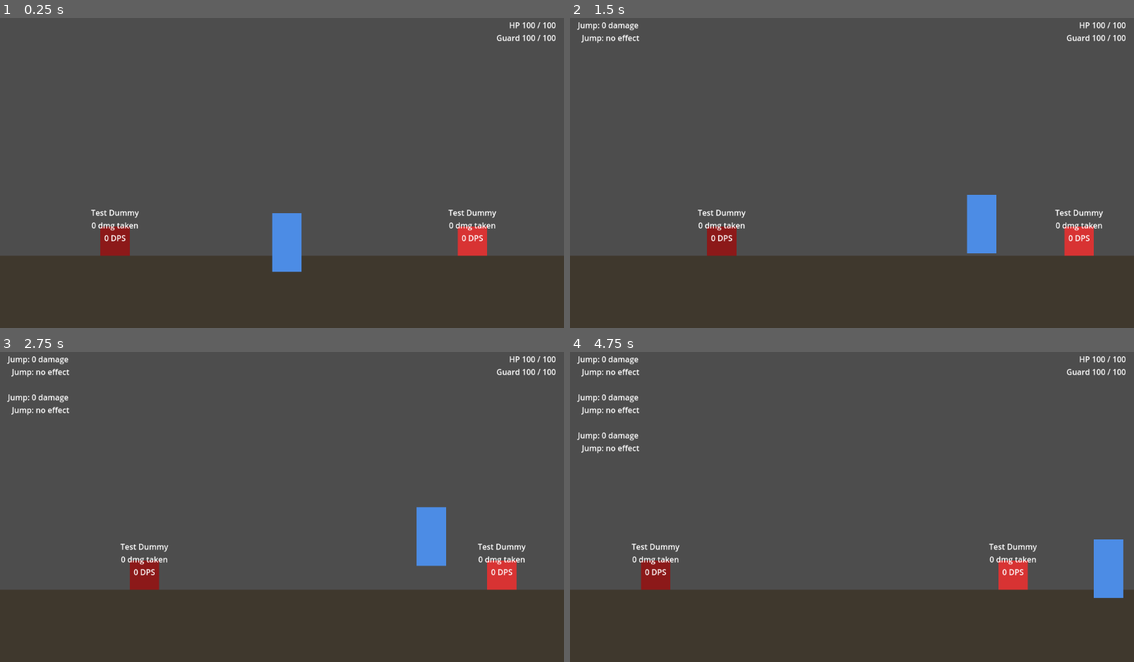
Above: before the commit, frames 1-4 (two rows, left to right).
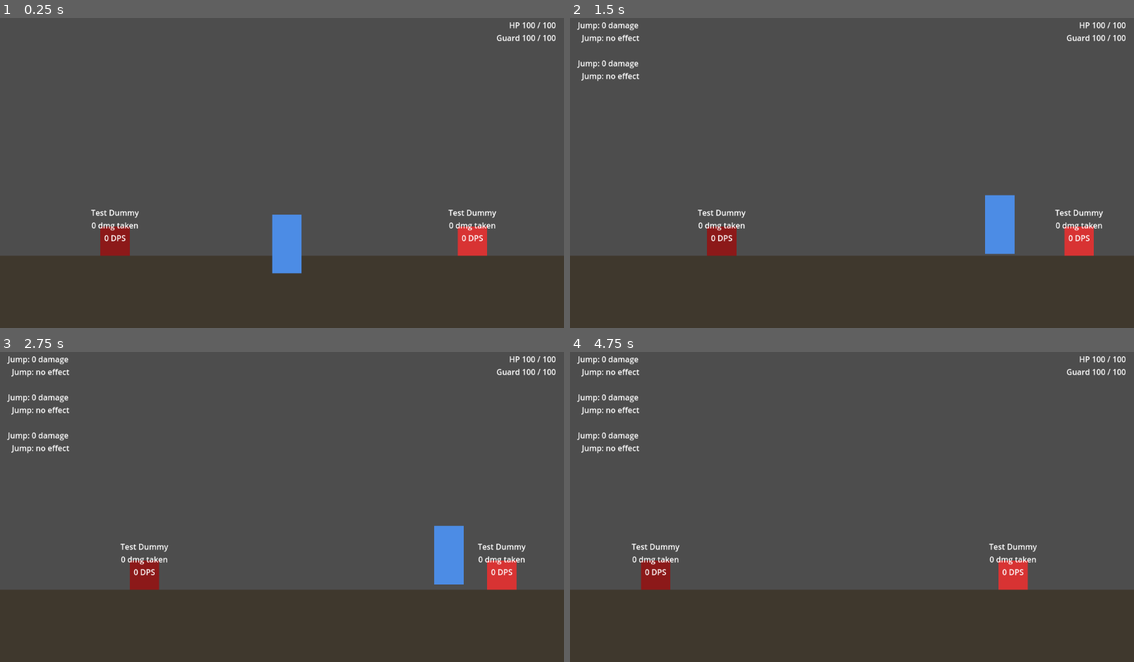
Above: after the commit, the same moments.

Repository: Thord1n/SynapseGame
Game: Godot game, scene res://scenes/main/main.tscn
Same seed, same stepped clock (60 frames per second), same inputs: the game is played once before the commit and once after it.
Inputs (mouse positions are in pixels of both pictures, inside the frame that each line leads up to):
- Up to frame 1 (0.25 s): no input
- Up to frame 2 (1.5 s): tap Enter at 0.5 s; move the mouse to (976, 154) at 0.52 s; hold Shift (Dash) 0.53-1.28 s; hold D (Right) from 0.53 s (still down); click (976, 154) at 0.67 s; tap Space (Jump) at 0.77, 0.8, 1.07, 1.35 s; move the mouse to (739, 185) at 1.27 s
- Up to frame 3 (2.75 s): tap Space (Jump) at 1.52, 1.82, 2.3 s; tap Shift (Dash) at 1.55 s; move the mouse to (338, 435) at 2.02 s; release D (Right) at 2.03 s; hold A (Left) from 2.03 s (still down); hold Q (Block) from 2.03 s (still down)
- Up to frame 4 (4.75 s): move the mouse to (823, 565) at 2.77 s; release A (Left) at 2.78 s; release Q (Block) at 2.78 s; hold D (Right) 2.78-4.28 s; tap Shift (Dash) at 2.85, 4.55 s; click (823, 565) at 2.92 s; tap Space (Jump) at 3.02, 3.32, 3.77, 3.8, 4.07, 4.52 s; move the mouse to (1021, 550) at 3.52 s; press the mouse at (1021, 550) at 3.53 s; move the mouse to (682, 457) at 4.27 s; release the mouse at (682, 457) at 4.28 s; hold A (Left) from 4.28 s (still down); right-click (682, 457) at 4.35 s

The runs differ from the first frame. In frame 1, less than 0.1% of the frame differs, in the area x 48-54%, y 62-83%; in frame 2, 1.5%; in frame 3, 1.7%, in the area x 1-83%, y 25-75%; in frame 4, 1.0%.

Commit message:
Movement feel: coyote/buffer/variable jump, run curves, air dash, camera lead
Built from the Designer's Phase 1 movement-feel spec (Nine Sols is
mostly about movement). Every number is an export:
- Run 260 px/s, full speed in 0.06 s, stop in 0.05 s, 85% air control.
- Jump ~110 px (velocity -460), release cuts rise to 50%, gravity
  980 up / 1550 down, apex float, 700 px/s terminal, 0.10 s coyote
  time, 0.12 s jump buffer.
- Dash: flat, toward the held direction (else facing), one air dash per
  airtime, 0.1 s input buffer, stops cleanly at the end.
- Attacks don't stop the player (60% speed mid-swing), and a press near
  the end of a swing chains into the next one (0.1 s buffer).
- FollowCamera leads 40 px in the facing direction, trails vertically.
All still gated on the Jump/Dash/attack perks being placed.

Co-Authored-By: Claude Opus 5.5 (1M context) <noreply@anthropic.com>
Claude-Session: https://claude.ai/code/session_017xZyWZz86SG64GVaBwrJvM

Diff:
--- a/scenes/main/main.tscn
+++ b/scenes/main/main.tscn
@@ -6,6 +6,7 @@
 [ext_resource type="Script" path="res://scripts/combat/enemy.gd" id="4"]
 [ext_resource type="Script" path="res://scripts/combat/enemy_attacker.gd" id="5"]
 [ext_resource type="Script" path="res://scripts/combat/trigger_router.gd" id="6"]
+[ext_resource type="Script" path="res://scripts/camera/follow_camera.gd" id="7"]
 
 [sub_resource type="RectangleShape2D" id="RectangleShape2D_ground"]
 size = Vector2(1152, 148)
@@ -120,8 +121,13 @@
 position = Vector2(70, 0)
 shape = SubResource("RectangleShape2D_reach")
 
-[node name="Camera2D" type="Camera2D" parent="."]
+[node name="Camera2D" type="Camera2D" parent="." node_paths=PackedStringArray("target")]
 position = Vector2(576, 324)
+limit_left = 0
+limit_right = 1152
+limit_bottom = 648
+script = ExtResource("7")
+target = NodePath("../World/Player")
 
 [node name="MenuLayer" type="CanvasLayer" parent="."]
 layer = 2
--- /dev/null
+++ b/scenes/tests/movement_feel_test.gd
@@ -0,0 +1,140 @@
+extends Node
+## Scripted regression check for the Phase 1 movement feel (design/movement-feel-spec.md):
+## run acceleration/deceleration, coyote time, jump buffer, variable jump height, faster
+## falls, flat dash in the held direction with one air dash per airtime, slowed movement and a
+## chained buffered attack while swinging, and the camera leading the player. Run headless:
+## Godot --headless --path <project> res://scenes/tests/movement_feel_test.tscn --quit-after 3000
+
+@onready var player: PlayerController = $Main/World/Player
+@onready var camera: FollowCamera = $Main/Camera2D
+
+var _pass_count := 0
+var _fail_count := 0
+
+func _ready() -> void:
+	$Main.hitstop_seconds = 0.0
+	for e in [$Main/World/Enemy, $Main/World/RedEnemy]: e.patrol_distance = 0.0
+	await _frames(40)
+
+	# --- Run: snappy acceleration, quick stop.
+	Input.action_press(&"Right")
+	await _frames(2)
+	_check(player.velocity.x > 0.0 and player.velocity.x < player.run_speed, "accelerates toward run speed (%.0f)" % player.velocity.x)
+	await _frames(4)
+	_check(is_equal_approx(player.velocity.x, player.run_speed), "reaches run speed within ~0.06 s")
+	_check(camera.global_position.x < player.global_position.x + camera.lead + 1.0, "camera follows (limited to the level)")
+	Input.action_release(&"Right")
+	await _frames(4)
+	_check(player.velocity.x == 0.0, "stops within ~0.05 s of releasing")
+
+	# --- Full jump vs tapped hop; falls are faster than rises.
+	var floor_y := player.global_position.y
+	var full := await _jump_peak(false)
+	var hop := await _jump_peak(true)
+	_check(full > 95.0 and full < 125.0, "full jump is ~110 px (%.0f)" % full)
+	_check(hop < full * 0.75, "releasing early gives a short hop (%.0f vs %.0f)" % [hop, full])
+	_check(player.gravity_falling > player.gravity_rising, "falls faster than it rises")
+
+	# --- Coyote time: just off a ledge, a jump still works; later it doesn't. (Teleporting up
+	# stands in for walking off a ledge; the first frame after still counts as grounded.)
+	var jumps := [0]
+	player.jump_started.connect(func(): jumps[0] += 1)
+	await _drop_from(150.0)
+	await _frames(3)
+	player.jump()
+	_check(jumps[0] == 1, "coyote time: jump ~0.05 s after leaving the floor works")
+	await _land()
+	await _drop_from(150.0)
+	await _frames(12)
+	player.jump()
+	_check(jumps[0] == 1, "...but not ~0.2 s after")
+
+	# --- Jump buffer: a press just before landing jumps on landing.
+	await _land()
+	await _drop_from(80.0)
+	while player.global_position.y < floor_y - 15.0:
+		await get_tree().physics_frame
+	player.jump()
+	_check(jumps[0] == 1, "buffered press in the air doesn't jump yet")
+	await _frames(8)
+	_check(jumps[0] == 2, "...and jumps on landing")
+	await _land()
+
+	# --- Dash: held direction, flat, one air dash per airtime.
+	Input.action_press(&"Left")
+	await _frames(1)
+	player.facing_direction = 1
+	var x0 := player.global_position.x
+	_check(player.dash(), "dash starts")
+	Input.action_release(&"Left")
+	await _frames(16)
+	_check(player.global_position.x < x0 - 100.0, "dashes toward the held direction (%.0f px)" % (player.global_position.x - x0))
+	await _frames(30)
+	player.jump()
+	await _frames(5)
+	_check(player.dash(), "one air dash")
+	var y_mid := player.global_position.y
+	await _frames(6)
+	_check(is_equal_approx(player.global_position.y, y_mid), "the dash is flat (no gravity)")
+	await _frames(20)
+	_check(not player.is_on_floor() and not player.dash(), "no second air dash before landing")
+	await _land()
+	await _frames(25)
+	_check(player.dash(), "landing resets the air dash")
+	await _frames(40)
+
+	# --- Attacking while moving: slowed, not stopped; a mid-swing press chains.
+	Input.action_press(&"Right")
+	await _frames(8)
+	player.normal_attack()
+	await _frames(2)
+	_check(is_equal_approx(player.velocity.x, player.run_speed * player.swing_move_scale), "moving at 60%% speed mid-swing (%.0f)" % player.velocity.x)
+	await _frames(5)
+	player.normal_attack() # near the end of the first swing
+	await _frames(int(player.swing_duration * 60) - 3)
+	_check(player.is_swinging(), "a press near the end of a swing chains into a second swing")
+	Input.action_release(&"Right")
+	await _frames(20)
+
+	print("Result: %d passed, %d failed" % [_pass_count, _fail_count])
+	get_tree().quit()
+
+## Jumps from the floor and returns the peak height; `tap` releases after 3 frames.
+func _jump_peak(tap: bool) -> float:
+	await _land()
+	var start := player.global_position.y
+	var peak := start
+	player.jump()
+	for i in 90:
+		await get_tree().physics_frame
+		if tap and i == 3:
+			player.release_jump()
+		peak = minf(peak, player.global_position.y)
+		if i > 5 and player.is_on_floor():
+			break
+	return start - peak
+
+## Puts the player `height` px above the floor, falling from rest.
+func _drop_from(height: float) -> void:
+	player.global_position.y -= height
+	player.velocity = Vector2.ZERO
+	await get_tree().physics_frame
+
+func _land() -> void:
+	for i in 120:
+		if player.is_on_floor() and player.velocity.y >= 0.0:
+			break
+		await get_tree().physics_frame
+	await _frames(2)
+
+func _frames(n: int) -> void:
+	for i in n:
+		await get_tree().physics_frame
+
+func _check(condition: bool, label: String) -> void:
+	if condition:
+		_pass_count += 1
+		print("[PASS] %s" % label)
+	else:
+		_fail_count += 1
+		print("[FAIL] %s" % label)
--- /dev/null
+++ b/scenes/tests/movement_feel_test.tscn
@@ -0,0 +1,9 @@
+[gd_scene load_steps=3 format=3]
+
+[ext_resource type="Script" path="res://scenes/tests/movement_feel_test.gd" id="1"]
+[ext_resource type="PackedScene" path="res://scenes/main/main.tscn" id="2"]
+
+[node name="MovementFeelTest" type="Node"]
+script = ExtResource("1")
+
+[node name="Main" parent="." instance=ExtResource("2")]
--- /dev/null
+++ b/scripts/camera/follow_camera.gd
@@ -0,0 +1,23 @@
+class_name FollowCamera
+extends Camera2D
+## Follows the player, leading slightly in the facing direction and trailing vertically, so
+## the view stays ahead of fast movement (Designer's movement-feel-spec.md, section 5). Use
+## Camera2D's own limit_* properties to keep it inside the level.
+
+@export var target: PlayerController
+## Pixels ahead of the player in their facing direction.
+@export var lead: float = 40.0
+## How quickly the camera catches up (higher = snappier), horizontally and vertically.
+@export var horizontal_follow: float = 10.0
+@export var vertical_follow: float = 5.0
+
+func _ready() -> void:
+	if target:
+		global_position = target.global_position
+
+func _physics_process(delta: float) -> void:
+	if target == null:
+		return
+	var goal := target.global_position + Vector2(lead * target.facing_direction, 0.0)
+	global_position.x = lerpf(global_position.x, goal.x, minf(1.0, horizontal_follow * delta))
+	global_position.y = lerpf(global_position.y, goal.y, minf(1.0, vertical_follow * delta))
--- a/scripts/player/player_controller.gd
+++ b/scripts/player/player_controller.gd
@@ -26,9 +26,6 @@
 ## The `attack_landed`/`parried`/`blocked`/`dodged_through`/`hurt`/`dodge_started`/`jump_started`
 ## signals are the grid's trigger events (on_hit, on_parry, ...); TriggerRouter listens to them.
 
-const MOVE_SPEED := 200.0
-const JUMP_VELOCITY := -400.0
-const GRAVITY := 980.0
 ## Flat placeholder amount the melee hitbox deals directly (see _on_hitbox_area_entered) — not
 ## routed through the perk system yet. TODO: the "real" version of this reuses AbilityController
 ## against the Normal_attack perk chain the same way game_gui.gd's own trigger does, once this
@@ -56,6 +53,39 @@
 ## point right after this fires (see _die).
 signal died
 
+## Movement feel (Designer's design/movement-feel-spec.md, Phase 1: Nine Sols is mostly about
+## movement). All first guesses, tuned by feel. Jump and Dash features need their perks.
+@export_group("Run")
+@export var run_speed: float = 260.0
+## Seconds from standing to full speed, and from full speed to stopped with no input.
+@export var accel_time: float = 0.06
+@export var decel_time: float = 0.05
+## Fraction of ground acceleration available in the air.
+@export_range(0.0, 1.0) var air_control: float = 0.85
+
+@export_group("Jump")
+@export var jump_velocity: float = -460.0
+@export var gravity_rising: float = 980.0
+@export var gravity_falling: float = 1550.0
+## Releasing Jump while rising multiplies upward speed by this (tap = short hop).
+@export_range(0.0, 1.0) var jump_cut: float = 0.5
+## Near the apex (|vertical speed| under apex_speed) gravity is scaled by apex_gravity_scale.
+@export var apex_speed: float = 60.0
+@export var apex_gravity_scale: float = 0.5
+@export var terminal_fall_speed: float = 700.0
+## Can still jump this long after walking off a ledge.
+@export var coyote_time: float = 0.10
+## A Jump press this long before landing still jumps.
+@export var jump_buffer: float = 0.12
+
+@export_group("Attack")
+## How long the melee hitbox stays on per swing.
+@export var swing_duration: float = 0.15
+## Horizontal speed multiplier while swinging (attacks don't stop the player).
+@export_range(0.0, 1.0) var swing_move_scale: float = 0.6
+## An attack pressed this long before the current swing ends chains into the next one.
+@export var attack_buffer: float = 0.1
+
 @export_group("Health")
 @export var max_health: float = 100.0
 
@@ -81,6 +111,10 @@
 @export var iframe_start: float = 0.05
 @export var iframe_end: float = 0.20
 @export var dodge_cooldown: float = 0.35
+## A Dash press this long before the dodge is available again still dodges.
+@export var dodge_buffer: float = 0.1
+## Dashes allowed per airtime (reset on landing). 0 = ground only.
+@export var air_dashes: int = 1
 
 var _is_blocking := false
 var facing_direction := 1  # -1 left, 1 right
@@ -98,6 +132,13 @@
 var _dodge_started_at := -INF
 var _dodge_direction := 1
 var _special_ready_at := -INF
+var _last_on_floor_at := -INF
+var _jump_pressed_at := -INF
+var _dash_pressed_at := -INF
+var _air_dashes_used := 0
+var _swing_until := -INF
+var _attack_pressed_at := -INF
+var _buffered_attack: StringName = &""
 
 ## The shared "is this ability equipped" check (Thomas: abilities are perks — no perk on the
 ## grid, no move). Takes an ability perk id (&"jump", &"block", &"dash", &"normal_attack",
@@ -131,37 +172,79 @@
 	if _is_blocking and not has_ability(&"block"):
 		block(false) # Block taken off the grid mid-block
 	_regen_guard(delta)
+	if is_on_floor() and velocity.y >= 0.0: # not the frame we just jumped from
+		_last_on_floor_at = _time
+		_air_dashes_used = 0
+	_end_swing_if_done()
+	_run_buffered_inputs()
 	if is_dodging():
 		_dodge_step(delta)
 	elif is_stunned():
 		velocity.x = 0.0
-		if not is_on_floor():
-			velocity.y += GRAVITY * delta
+		_apply_gravity(delta)
 		move_and_slide()
 	else:
 		move(delta)
 
-## Reads project.godot's real Left/Right actions (added directly in the editor — no
-## keyboard-only Up/Down equivalent is read here, since nothing in this script uses vertical
-## movement input yet) and applies gravity. get_axis() works the same regardless of whether an
-## action is bound to plain keys (as Left/Right currently are) or an analog stick.
+## Reads project.godot's Left/Right actions, accelerating toward run_speed (accel_time /
+## decel_time, scaled by air_control in the air and swing_move_scale mid-swing), then applies
+## gravity. get_axis() works for keys and analog sticks alike.
 func move(delta: float) -> void:
+	var direction := Input.get_axis(&"Left", &"Right")
+	if direction != 0:
+		facing_direction = signi(int(signf(direction)))
+	var target := direction * run_speed * (swing_move_scale if is_swinging() else 1.0)
+	var step := run_speed / (accel_time if direction != 0 else decel_time) * delta
 	if not is_on_floor():
-		velocity.y += GRAVITY * delta
-	var direction := Input.get_axis(&"Left", &"Right")
-
-	if direction != 0:
-		facing_direction = sign(direction)
-
-	velocity.x = direction * MOVE_SPEED
+		step *= air_control
+	velocity.x = move_toward(velocity.x, target, step)
+	_apply_gravity(delta)
 	move_and_slide()
 
-## Wired to the "Jump" action in _unhandled_input() below.
+## Rising and falling gravity differ (falls are faster), with a float near the apex and a
+## capped fall speed.
+func _apply_gravity(delta: float) -> void:
+	if is_on_floor():
+		return
+	var g := gravity_rising if velocity.y < 0.0 else gravity_falling
+	if absf(velocity.y) < apex_speed:
+		g *= apex_gravity_scale
+	velocity.y = minf(velocity.y + g * delta, terminal_fall_speed)
+
+## Wired to the "Jump" action in _unhandled_input() below. Jumps on the floor or within
+## coyote_time of leaving it; otherwise the press is buffered for jump_buffer seconds.
 ## Emits jump_started at takeoff, which TriggerRouter turns into the Jump chain.
 func jump() -> void:
-	if is_on_floor() and not is_stunned() and _require(&"jump"):
-		velocity.y = JUMP_VELOCITY
-		jump_started.emit()
+	if not _require(&"jump"):
+		return
+	_jump_pressed_at = _time
+	_try_buffered_jump()
+
+func can_jump() -> bool:
+	return not is_stunned() and (is_on_floor() or _time - _last_on_floor_at <= coyote_time)
+
+func _try_buffered_jump() -> void:
+	if _time - _jump_pressed_at > jump_buffer or not can_jump() or not has_ability(&"jump"):
+		return
+	_jump_pressed_at = -INF
+	_last_on_floor_at = -INF # no second coyote jump
+	velocity.y = jump_velocity
+	jump_started.emit()
+
+## Releasing Jump while rising cuts the jump short (variable jump height).
+func release_jump() -> void:
+	if velocity.y < 0.0:
+		velocity.y *= jump_cut
+
+func _run_buffered_inputs() -> void:
+	_try_buffered_jump()
+	if _time - _dash_pressed_at <= dodge_buffer and _can_dash() and has_ability(&"dash"):
+		_start_dash()
+	if _buffered_attack != &"" and not is_swinging():
+		var id := _buffered_attack
+		_buffered_attack = &""
+		if _time - _attack_pressed_at <= attack_buffer:
+			_swing(id)
 
 ## Not gated on the perk-board menu: the grid is live (Thomas), so every move keeps working
 ## while it's open.
@@ -172,6 +255,8 @@
 		block(false)
 	elif event.is_action_pressed(&"Jump"):
 		jump()
+	elif event.is_action_released(&"Jump"):
+		release_jump()
 	elif event.is_action_pressed(&"Dash"):
 		dash()
 	elif event.is_action_pressed(&"Normal_attack"):
@@ -208,28 +293,58 @@
 func special_attack_cooldown_left() -> float:
 	return maxf(0.0, _special_ready_at - _time)
 
+## A swing pressed mid-swing is buffered (attack_buffer) and chains when this one ends.
 func _swing(ability_id: StringName) -> void:
 	if is_stunned() or is_dodging() or not _require(ability_id):
 		return
+	if is_swinging():
+		_buffered_attack = ability_id
+		_attack_pressed_at = _time
+		return
 	_swing_ability = ability_id
+	_swing_until = _time + swing_duration
 	hitbox.position.x = abs(hitbox.position.x) * facing_direction
 	hitbox.monitoring = true
-	await get_tree().create_timer(0.15).timeout
-	hitbox.monitoring = false
-
-## The dodge. Per the Designer, Dash IS the dodge: this is the physical movement + i-frames,
-## always available; the grid's Dash chain fires when a hit is dodged through (dodged_through). Returns false if it couldn't start (cooldown, stunned,
-## already dodging).
+
+func is_swinging() -> bool:
+	return _time < _swing_until
+
+func _end_swing_if_done() -> void:
+	if hitbox.monitoring and not is_swinging():
+		hitbox.monitoring = false
+
+## The dodge. Per the Designer, Dash IS the dodge: a flat dash (no gravity) in the held
+## direction, or facing if none, with i-frames; the grid's Dash chain fires when a hit is
+## dodged through (dodged_through). Usable air_dashes times per airtime. Returns false if it
+## couldn't start (cooldown, stunned, already dodging, out of air dashes); a press on cooldown
+## is buffered for dodge_buffer seconds.
 func dash() -> bool:
-	if is_dodging() or is_stunned() or not _require(&"dash"):
+	if not _require(&"dash"):
+		return false
+	if not _can_dash():
+		_dash_pressed_at = _time
+		return false
+	_start_dash()
+	return true
+
+func _can_dash() -> bool:
+	if is_dodging() or is_stunned():
 		return false
 	if _time < _dodge_started_at + dodge_duration + dodge_cooldown:
 		return false
+	return (is_on_floor() and velocity.y >= 0.0) or _air_dashes_used < air_dashes
+
+func _start_dash() -> void:
+	_dash_pressed_at = -INF
+	if not (is_on_floor() and velocity.y >= 0.0):
+		_air_dashes_used += 1
 	_dodge_started_at = _time
+	var held := Input.get_axis(&"Left", &"Right")
+	if held != 0.0:
+		facing_direction = signi(int(signf(held)))
 	_dodge_direction = facing_direction
 	block(false)
 	dodge_started.emit()
-	return true
 
 func is_dodging() -> bool:
 	return _time < _dodge_started_at + dodge_duration
@@ -244,9 +359,11 @@
 func is_blocking() -> bool:
 	return _is_blocking
 
-func _dodge_step(_delta: float) -> void:
+func _dodge_step(delta: float) -> void:
 	velocity = Vector2(_dodge_direction * dodge_distance / dodge_duration, 0.0)
 	move_and_slide()
+	if _time + delta >= _dodge_started_at + dodge_duration:
+		velocity.x = 0.0 # last step: stop cleanly, no slide
 
 ## Wired to the "Block" action in _unhandled_input() (press to start, release to stop). The
 ## press time is what receive_hit() checks against parry_window. Can't start while stunned or
Not shown: 1 places in scenes/main/main.tscn that only renumber resources
Not shown, added: scenes/tests/movement_feel_test.gd.uid
Not shown, added: scripts/camera/follow_camera.gd.uid
